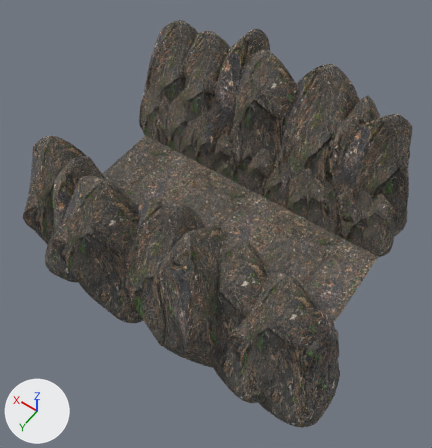
What one commit did to the glTF model Editor/assets/models/canyon/canyon04.gltf.
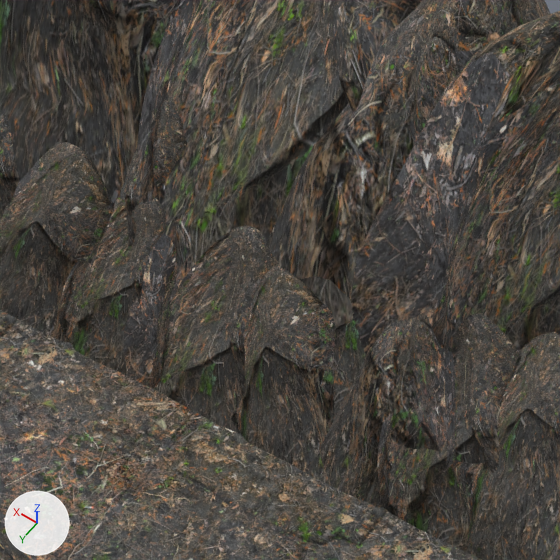
The first picture shows the older version from a camera (50 mm lens) standing at (-46.4, 68.6, 104.8) and looking at (-1.0, 5.0, 4.9). The close-ups show both versions on the part from 57% to 89% of the width and 25% to 56% of the height of that picture; other places that the commit changed are outside them. Arrows for +X, +Y and +Z are at lower left; the lights stay in place. Where no turn or scale is listed for an object, it has been applied to the vertices.

The first close-up shows 'Plane.031', 'Rock.1410', 'Rock.1411', 'Rock.1413', 'Rock.1414', 'Rock.1415', 'Rock.1416', 'Rock.1417', 'Rock.1418', 'Rock.1419', 'Rock.1420', 'Rock.1434'.
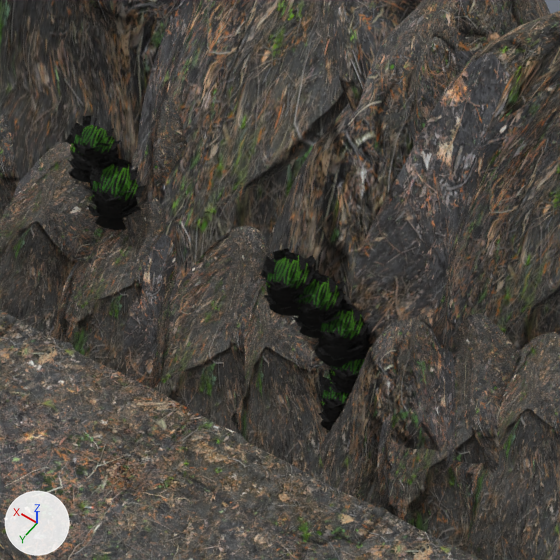
Location of each change, (x1, y1, x2, y2) in pixels of the close-ups (560 x 560 px):
'Bush.3652', added: after (86, 154, 146, 230)
'Bush.3651', added: after (261, 248, 316, 316)
'Bush.3649', added: after (315, 299, 372, 367)
'Bush.3653', added: after (66, 115, 122, 183)
'Bush.3650', added: after (291, 270, 350, 338)
'Bush.3648', added: after (317, 370, 349, 431)
'Bush.3647', added: after (325, 355, 365, 398)
'Rock.1409', unchanged, covered by the edit: before (333, 319, 366, 417)

What changed in the scene script:
```text
Add img_bushbasecolor:
    img_bushbasecolor = load_image('bushbaseColor', '../../textures/grass_tuft/baseColor.png', 1024, 1024, 'sRGB')
Add img_bushnormal:
    img_bushnormal = load_image('bushnormal', '../../textures/bush/normal.jpg', 2048, 2048, 'Non-Color')
Add mat_bush:
    mat_bush = bpy.data.materials.new('Bush')
    # uses the picture img_bushbasecolor
    # uses the picture img_bushnormal
Add me_bush:
    me_bush.from_pydata(...)  # 656 vertices, 966 faces; spans x -0.621..0.638, y -0.147..1.02, z -0.493..0.747
    me_bush.materials.append(mat_bush)
Add ob_bush_3653:
    ob_bush_3653 = bpy.data.objects.new('Bush.3653', me_bush)
    ob_bush_3653.location = (-1.6, -14.88, 9.71)
    ob_bush_3653.rotation_euler = (1.139, -0.202, -2.818)  # degrees (65, -12, -161)
    ob_bush_3653.scale = (2.91, 2.91, 2.91)
Add ob_bush_3652:
    ob_bush_3652 = bpy.data.objects.new('Bush.3652', me_bush)
    ob_bush_3652.location = (-3.4, -14.88, 7.98)
    ob_bush_3652.rotation_euler = (1.451, -0.235, -2.865)  # degrees (83, -13, -164)
    ob_bush_3652.scale = (3.41, 3.41, 3.41)
Add ob_bush_3651:
    ob_bush_3651 = bpy.data.objects.new('Bush.3651', me_bush)
    ob_bush_3651.location = (-14.22, -14.65, 7.98)
    ob_bush_3651.rotation_euler = (1.39, -0.383, -2.91)  # degrees (80, -22, -167)
    ob_bush_3651.scale = (2.91, 2.91, 2.91)
Add ob_bush_3650:
    ob_bush_3650 = bpy.data.objects.new('Bush.3650', me_bush)
    ob_bush_3650.location = (-16.0, -14.65, 7.34)
    ob_bush_3650.rotation_euler = (1.338, -0.369, -2.891)  # degrees (77, -21, -166)
    ob_bush_3650.scale = (2.91, 2.91, 2.91)
Add ob_bush_3649:
    ob_bush_3649 = bpy.data.objects.new('Bush.3649', me_bush)
    ob_bush_3649.location = (-17.68, -14.32, 6.39)
    ob_bush_3649.rotation_euler = (1.287, -0.354, -2.873)  # degrees (74, -20, -165)
    ob_bush_3649.scale = (2.91, 2.91, 2.91)
Add ob_bush_3648:
    ob_bush_3648 = bpy.data.objects.new('Bush.3648', me_bush)
    ob_bush_3648.location = (-18.91, -13.36, 2.76)
    ob_bush_3648.rotation_euler = (1.287, -0.354, -2.873)  # degrees (74, -20, -165)
    ob_bush_3648.scale = (2.91, 2.91, 2.91)
Add ob_bush_3647:
    ob_bush_3647 = bpy.data.objects.new('Bush.3647', me_bush)
    ob_bush_3647.location = (-18.91, -13.97, 4.57)
    ob_bush_3647.rotation_euler = (1.287, -0.354, -2.873)  # degrees (74, -20, -165)
    ob_bush_3647.scale = (2.91, 2.91, 2.91)
```
